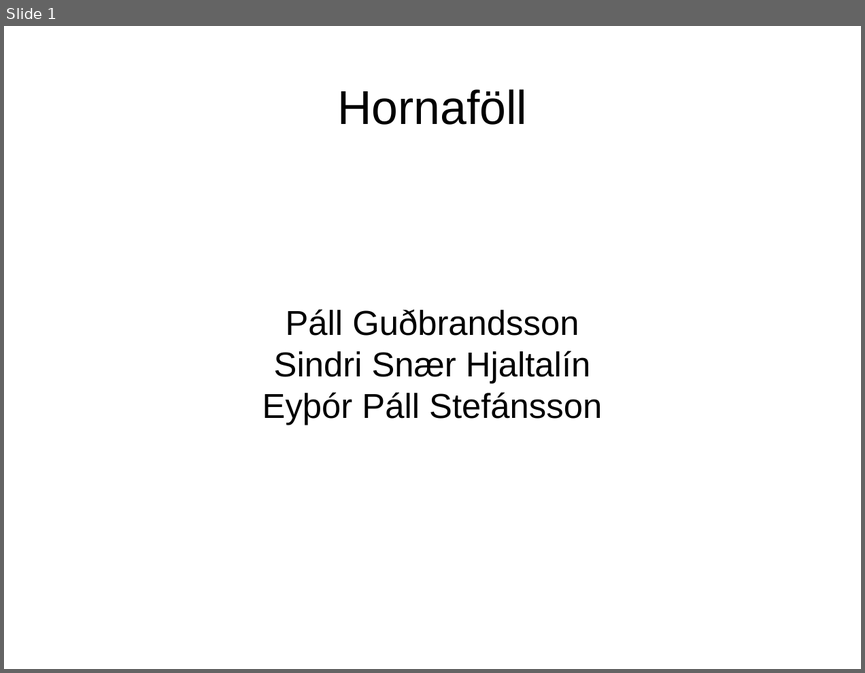
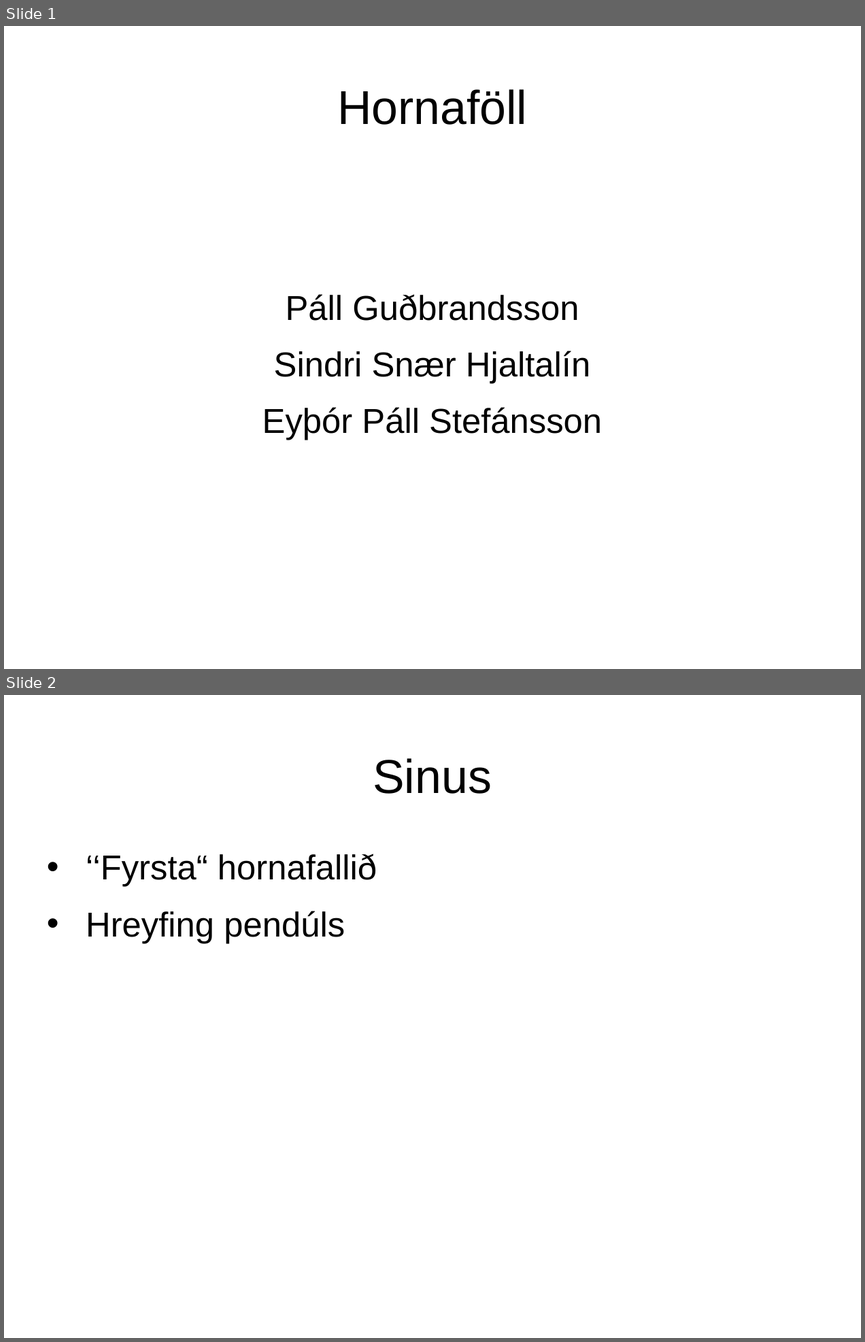
Before and after one commit to PallGudbrandsson/Skoli-2016V, a slide deck: STÆ/Sin Cos Tan kynning.odp. Shown one above the other, each under a label of ours: slide 1 before the commit, slides 1 and 2 after it. The pictures are 865x673 and 865x1342 pixels, drawn with LibreOffice and Linux fonts; fonts in the diff are those of the drawing. Boxes give left, top, right and bottom in pixels: in the first picture for what was removed or moved away, otherwise in the second. Text is boxed around its words. In the diff, an @@ line names an element or a change of style, - is before the commit and + after.

```diff
--- a/STÆ/Sin Cos Tan kynning.odp
+++ b/STÆ/Sin Cos Tan kynning.odp
@@ slide 2 added at (4, 695, 861, 1338), background #FFFFFF @@
@@ title added at (373, 758, 492, 794), 44 pt, text #000000 @@
+Sinus
@@ text added at (86, 853, 377, 943), 32 pt, text #000000 @@
+• ‘‘Fyrsta“ hornafallið
+• Hreyfing pendúls
@@ slide 1 changed as well @@
@@ subtitle "Páll Guðbrandsson" at (262, 294, 602, 440): more space between paragraphs @@
```
Also in this commit, not shown: 3 other slides changed, 1 other slide added, 2 slides removed, 44 other files.
